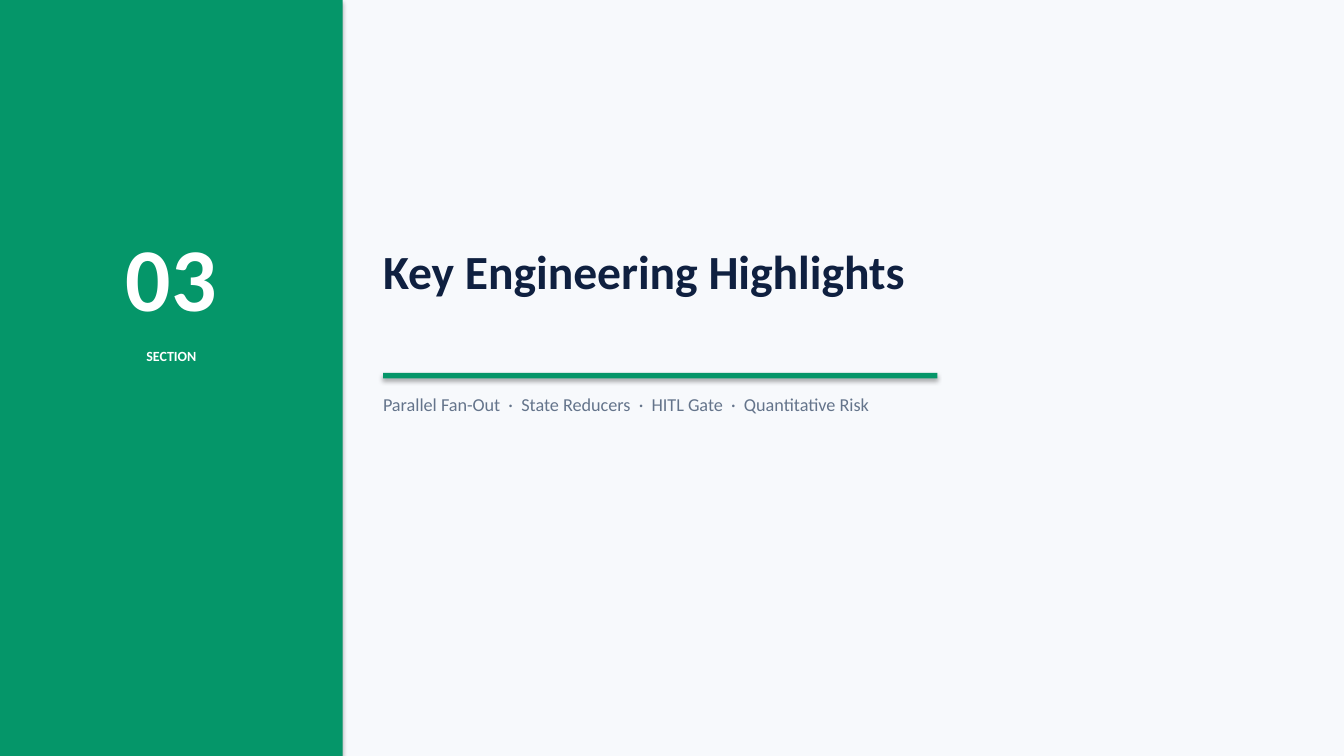
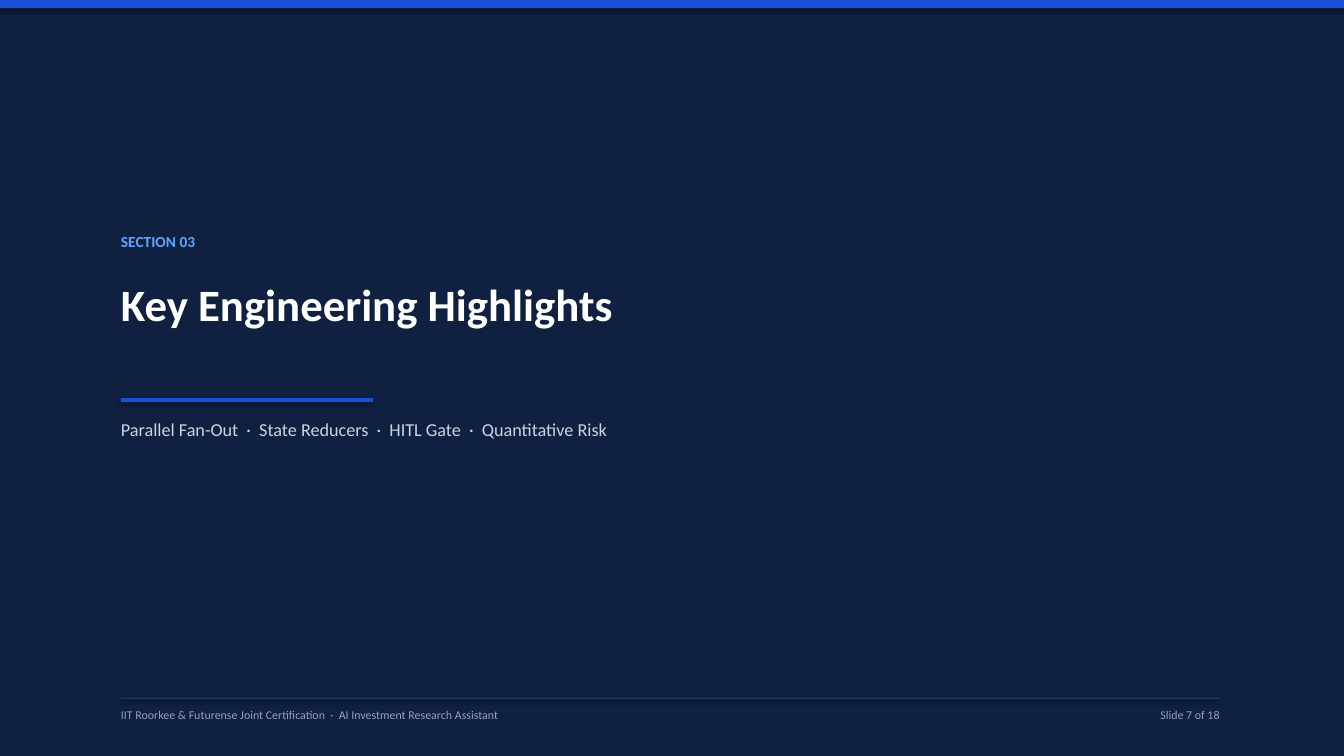
Before and after one commit to SagarTrimukhe/ai-investment-research-assistant, a slide deck: slide 7 of CAPSTONE_PROJECT_PRESENTATION.pptx. Drawn at 1344x756 pixels with LibreOffice and Linux fonts; fonts in the diff are those of the drawing. Boxes give left, top, right and bottom in pixels: in the first picture for what was removed or moved away, otherwise in the second. Text is boxed around its words. In the diff, an @@ line names an element or a change of style, - is before the commit and + after.

Commit message:
design: streamline presentation to clean, simple bullet format with executive styling

```diff
--- a/CAPSTONE_PROJECT_PRESENTATION.pptx
+++ b/CAPSTONE_PROJECT_PRESENTATION.pptx
@@ rectangle at [0, 0, 1344, 756]: fill #F7F9FC to #0F2040 @@
@@ rectangle removed at [0, 0, 343, 756] @@
@@ rectangle added at [0, 0, 1344, 8], fill #1D4ED8 @@
@@ text at [121, 237, 196, 247]: text changed; size 64 to 11 pt; text colour #FFFFFF to #60A5FA @@
-03
+SECTION 03
@@ text "Key Engineering Highlights": place and size @@
-text "Key Engineering Highlights" at [383, 255, 905, 297]
+text "Key Engineering Highlights" at [121, 289, 613, 329]
@@ text "Key Engineering Highlights" at [121, 289, 613, 329]: size 34 to 32 pt, text colour #0F2040 to #FFFFFF @@
@@ text removed at [146, 352, 196, 361] @@
-SECTION
@@ rectangle removed at [383, 373, 938, 379] @@
@@ text "Parallel Fan-Out · State Reducers ...": place and size @@
-text "Parallel Fan-Out · State Reducers ..." at [383, 398, 869, 414]
+text "Parallel Fan-Out · State Reducers ..." at [121, 423, 607, 439]
@@ text "Parallel Fan-Out · State Reducers ..." at [121, 423, 607, 439]: text colour #64748B to #CBD5E1 @@
@@ rectangle added at [121, 398, 373, 402], fill #1D4ED8 @@
@@ rectangle added at [121, 698, 1220, 699], fill #1E3A66 @@
@@ text added at [121, 711, 498, 719], 8.5 pt, text #94A3B8 @@
+IIT Roorkee & Futurense Joint Certification · AI Investment Research Assistant
@@ text added at [1160, 711, 1219, 719], 8.5 pt, text #94A3B8 @@
+Slide 7 of 18
```
Also in this commit, not shown: 15 other slides changed, 2 slides added, 2 slides removed.
